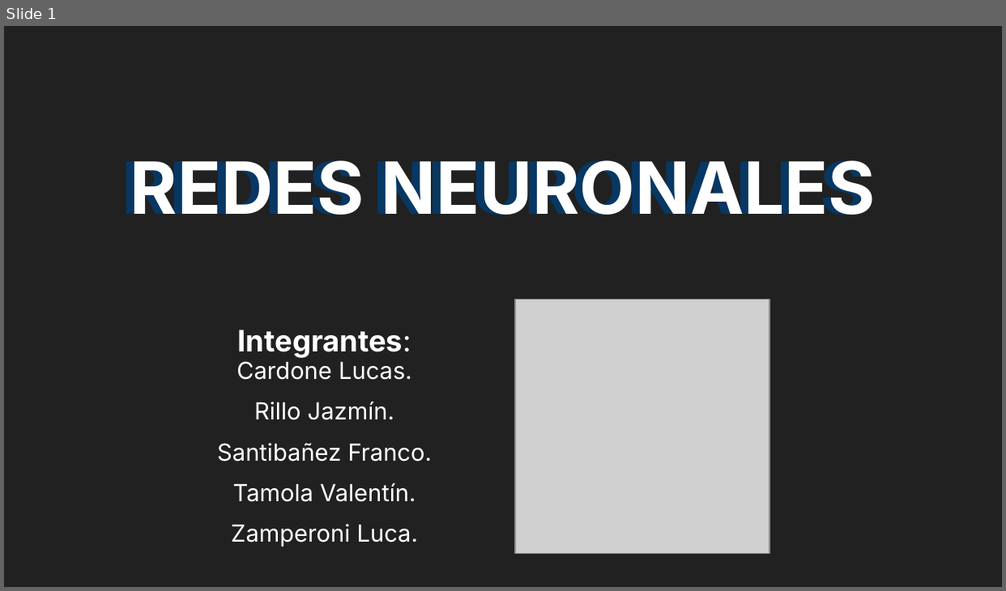
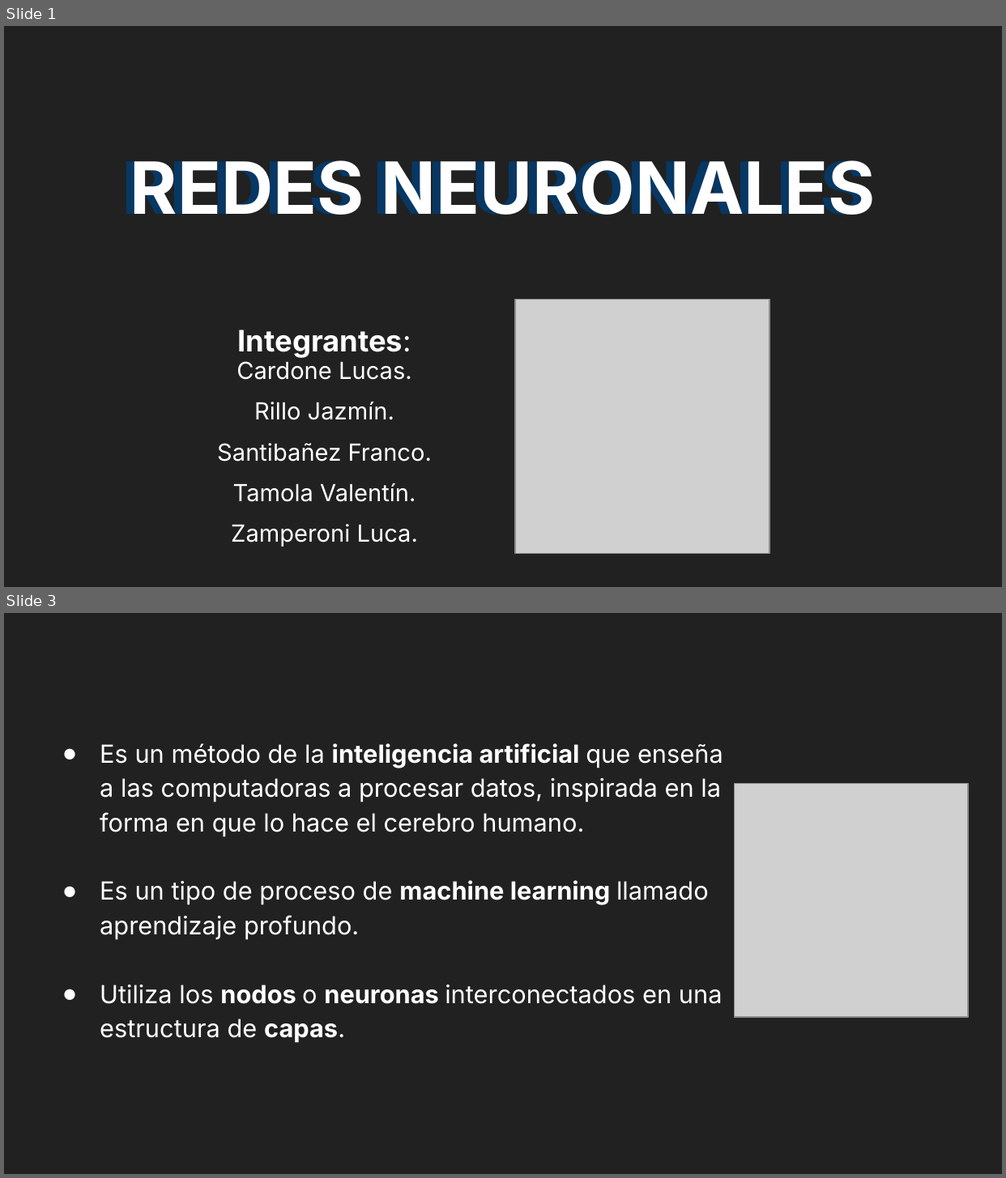
Before and after one commit to VataUTN/Deteccion_de_Figuras_Geometricas, a slide deck: Parcial MI.odp. Shown one above the other, each under a label of ours: slide 1 before the commit, slides 1 and 3 after it; the slides between them are not shown. The pictures are 1006x591 and 1006x1178 pixels, drawn with LibreOffice and Linux fonts; fonts in the diff are those of the drawing; grey boxes stand for pictures. Boxes give left, top, right and bottom in pixels: in the first picture for what was removed or moved away, otherwise in the second. Text is boxed around its words. In the diff, an @@ line names an element or a change of style, - is before the commit and + after.

```diff
--- a/Parcial MI.odp
+++ b/Parcial MI.odp
@@ slide 3 added at bbox=[4, 613, 1002, 1174], background #212121 @@
@@ text added at bbox=[100, 743, 723, 1043], 18 pt, text #FFFFFF @@
+● Es un método de la inteligencia artificial que enseña a las computadoras a procesar datos, inspirada en la forma en que lo hace el cerebro humano.
+● Es un tipo de proceso de machine learning llamado aprendizaje profundo.
+● Utiliza los nodos o neuronas interconectados en una estructura de capas.
@@ picture added at bbox=[735, 784, 968, 1017] @@
```
Also in this commit, not shown: 2 other slides added.
